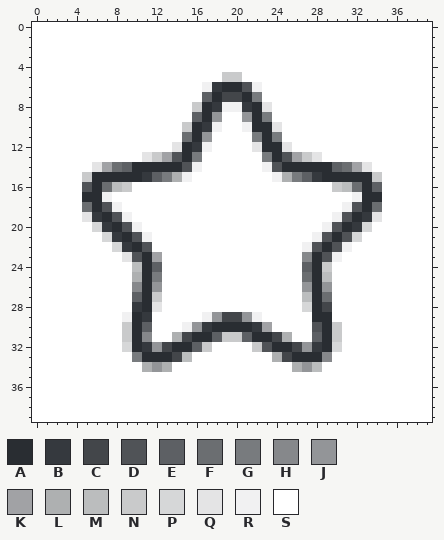
Pixel-art sprite, stored at public/image/info/ico_favorite.png. The picture above is the old version.
The file is 40x40 pixels. Colours within 5 levels of each other are drawn and written as one.
Palette (. is transparent): A #292d32  B #35393e  C #43464a  D #505357  E #5d6064  F #6b6e71  G #787b7e  H #86888b  J #939598  K #a1a2a5  L #aeb0b1  M #bbbdbe  N #c9cacb  P #d6d7d8  Q #e4e4e5  R #f1f1f2  S #ffffff
Pixels before, first column x 0:
 0 SSSSSSSSSSSSSSSSSSSSSSSSSSSSSSSSSSSSSSSS
 1 SSSSSSSSSSSSSSSSSSSSSSSSSSSSSSSSSSSSSSSS
 2 SSSSSSSSSSSSSSSSSSSSSSSSSSSSSSSSSSSSSSSS
 3 SSSSSSSSSSSSSSSSSSSSSSSSSSSSSSSSSSSSSSSS
 4 SSSSSSSSSSSSSSSSSSSSSSSSSSSSSSSSSSSSSSSS
 5 SSSSSSSSSSSSSSSSSSSNNSSSSSSSSSSSSSSSSSSS
 6 SSSSSSSSSSSSSSSSSRBAADRSSSSSSSSSSSSSSSSS
 7 SSSSSSSSSSSSSSSSSEACCAGSSSSSSSSSSSSSSSSS
 8 SSSSSSSSSSSSSSSSNABRRBAQSSSSSSSSSSSSSSSS
 9 SSSSSSSSSSSSSSSSEAJSSJAGSSSSSSSSSSSSSSSS
10 SSSSSSSSSSSSSSSNABRSSRAAQSSSSSSSSSSSSSSS
11 SSSSSSSSSSSSSSSFAJSSSSGAGSSSSSSSSSSSSSSS
12 SSSSSSSSSSSSSSQABRSSSSQAAQSSSSSSSSSSSSSS
13 SSSSSSSSSSSQNKDAGSSSSSSGADKNQSSSSSSSSSSS
14 SSSSSSQKFEAAAAADRSSSSSSRDAAAAAEFKQSSSSSS
15 SSSSSNAAAAABEGLRSSSSSSSSRLGEBAAAAANSSSSS
16 SSSSSDAFMNSSSSSSSSSSSSSSSSSSSSNMFAESSSSS
17 SSSSSAARSSSSSSSSSSSSSSSSSSSSSSSSRAASSSSS
18 SSSSSFADRSSSSSSSSSSSSSSSSSSSSSSRDAFSSSSS
19 SSSSSQBADRSSSSSSSSSSSSSSSSSSSSRDABQSSSSS
20 SSSSSSPBADRSSSSSSSSSSSSSSSSSSRDABPSSSSSS
21 SSSSSSSPBADRSSSSSSSSSSSSSSSSRDADPSSSSSSS
22 SSSSSSSSPBADSSSSSSSSSSSSSSSRDADRSSSSSSSS
23 SSSSSSSSSQDAKSSSSSSSSSSSSSSHADRSSSSSSSSS
24 SSSSSSSSSSMAESSSSSSSSSSSSSSEANSSSSSSSSSS
25 SSSSSSSSSSLAGSSSSSSSSSSSSSSFAMSSSSSSSSSS
26 SSSSSSSSSSHAJSSSSSSSSSSSSSSJAJSSSSSSSSSS
27 SSSSSSSSSSEANSSSSSSSSSSSSSSMAFSSSSSSSSSS
28 SSSSSSSSSSBAQSSSSSSSSSSSSSSPACSSSSSSSSSS
29 SSSSSSSSSRABSSSSSRJCCJRSSSSSAASSSSSSSSSS
30 SSSSSSSSSNAESSSRJBAAAABKSSSSDANSSSSSSSSS
31 SSSSSSSSSNAHSSLCAAENNEAACLSSEANSSSSSSSSS
32 SSSSSSSSSPABJCAAENSSSSNDAACJBAPSSSSSSSSS
33 SSSSSSSSSSGAAACMSSSSSSSSLCAAAHSSSSSSSSSS
34 SSSSSSSSSSSLJLSSSSSSSSSSSSLJMSSSSSSSSSSS
35 SSSSSSSSSSSSSSSSSSSSSSSSSSSSSSSSSSSSSSSS
36 SSSSSSSSSSSSSSSSSSSSSSSSSSSSSSSSSSSSSSSS
37 SSSSSSSSSSSSSSSSSSSSSSSSSSSSSSSSSSSSSSSS
38 SSSSSSSSSSSSSSSSSSSSSSSSSSSSSSSSSSSSSSSS
39 SSSSSSSSSSSSSSSSSSSSSSSSSSSSSSSSSSSSSSSS
New version:
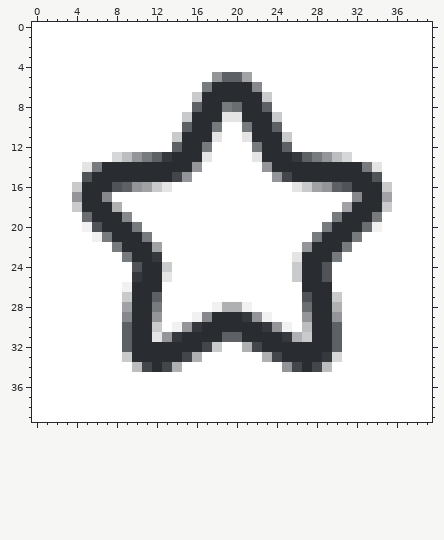
The edit:
y 5: x 18..21 SNNS -> JEEK
y 6: x 17..18 RB -> GA; x 21..22 DR -> AH
y 7: x 16..17 SE -> NA; x 19..20 CC -> AA; x 22..23 GS -> AN
y 8: x 16 N -> E; x 18..21 BRRB -> AGFA; x 23 Q -> E
y 9: x 15..16 SE -> NA; x 18..21 JSSJ -> AQQA; x 23..24 GS -> AN
y 10: x 15 N -> E; x 17..18 BR -> AG; x 21 R -> G; x 24 Q -> E
y 11: x 14..15 SF -> NA; x 17..18 JS -> AQ; x 21..22 SG -> QA; x 24..25 GS -> AN
y 12: x 14 Q -> E; x 16..17 BR -> AG; x 22 Q -> G; x 25 Q -> E
y 13: x 8..14 SSSQNKD -> PMJGEBA; x 16..17 GS -> AQ; x 22..23 SG -> QA; x 25..31 DKNQSSS -> ABEGJMP
y 14: x 5..9 SQKFE -> QGAAA; x 15..16 DR -> AJ; x 23..24 RD -> JA; x 30..34 EFKQS -> AAAGQ
y 15: x 5 N -> D; x 11..15 BEGLR -> AAACJ; x 24..28 RLGEB -> JCAAA; x 34 N -> D
y 16: x 4..5 SD -> NA; x 7..13 FMNSSSS -> ADEJKNQ; x 26..32 SSSSNMF -> QNKJEDA; x 34..35 ES -> AN
y 17: x 4 S -> J; x 7 R -> H; x 32 R -> H; x 35 S -> K
y 18: x 4..5 SF -> NA; x 7..8 DR -> AL; x 31..32 RD -> KA; x 34..35 FS -> AN
y 19: x 5..6 QB -> FA; x 8..9 DR -> AH; x 30..31 RD -> GA; x 33..34 BQ -> AG
y 20: x 5..7 SPB -> RDA; x 9..10 DR -> AG; x 29..30 RD -> GA; x 32..34 BPS -> AFR
y 21: x 6..8 SPB -> RGA; x 10..11 DR -> AG; x 28..29 RD -> GA; x 31..32 DP -> AG
y 22: x 8..9 PB -> GA; x 11..12 DS -> AK; x 27..28 RD -> JA; x 30..31 DR -> AG
y 23: x 9..10 QD -> GA; x 12 K -> B; x 26..27 SH -> QA; x 29..30 DR -> AG
y 24: x 10 M -> D; x 12..13 ES -> AN; x 26..27 SE -> NA; x 29 N -> D
y 25: x 10 L -> B; x 12..13 GS -> AQ; x 26..27 SF -> NA; x 29 M -> D
y 26: x 9..10 SH -> RA; x 12 J -> A; x 27 J -> A; x 29 J -> A
y 27: x 9..10 SE -> NA; x 12 N -> E; x 27 M -> D; x 29..30 FS -> AN
y 28: x 9..10 SB -> KA; x 12 Q -> G; x 18..21 SSSS -> RLLR; x 27 P -> F; x 29..30 CS -> AL
y 29: x 9 R -> H; x 11..12 BS -> AJ; x 16..23 SRJCCJRS -> RHAAABJR; x 27 S -> J; x 30 S -> J
y 30: x 9 N -> E; x 11..12 ES -> AN; x 14..17 SRJB -> RJBA; x 22..25 BKSS -> ABJR; x 27..28 SD -> MA; x 30 N -> E
y 31: x 9 N -> E; x 11..15 HSSLC -> AQJBA; x 18..21 ENNE -> AEEA; x 24..28 CLSSE -> ABLNA; x 30 N -> E
y 32: x 9 P -> E; x 11..13 BJC -> AAA; x 16..18 ENS -> ACN; x 21..23 SND -> LCA; x 26..28 CJB -> AAA; x 30 P -> E
y 33: x 9..10 SG -> NA; x 14..16 CMS -> ACL; x 23..25 SLC -> LCA; x 29..30 HS -> BP
y 34: x 10..14 SLJLS -> MCACL; x 25..29 SLJMS -> JCACM
Boxes around the changes in both pictures, in picture pixels (x1, y1, x2, y2):
changed: (72, 72, 392, 372)
